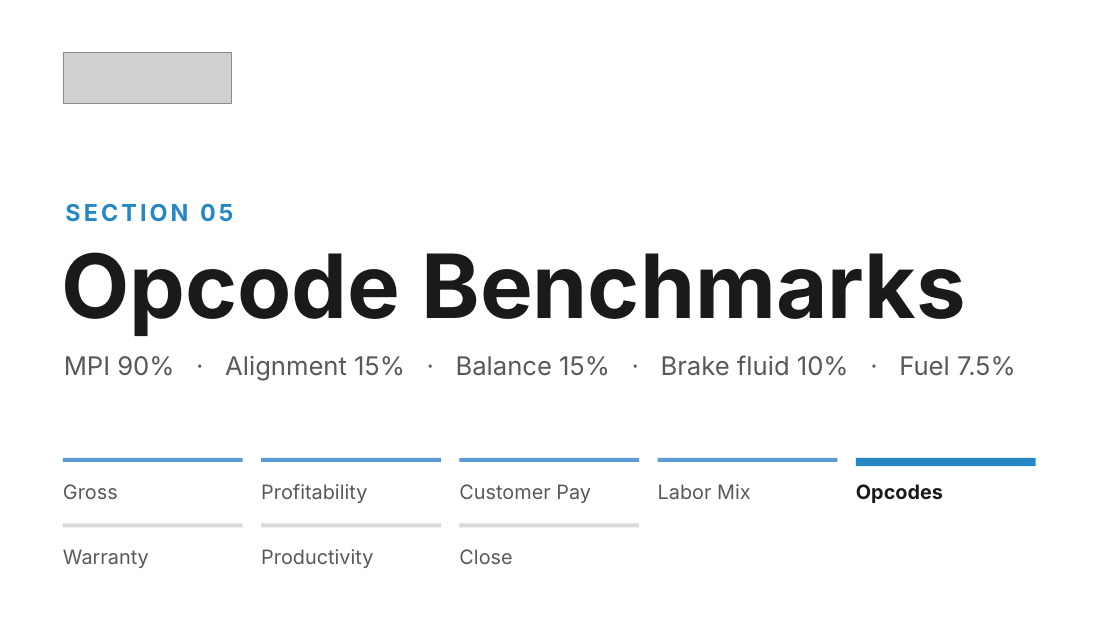
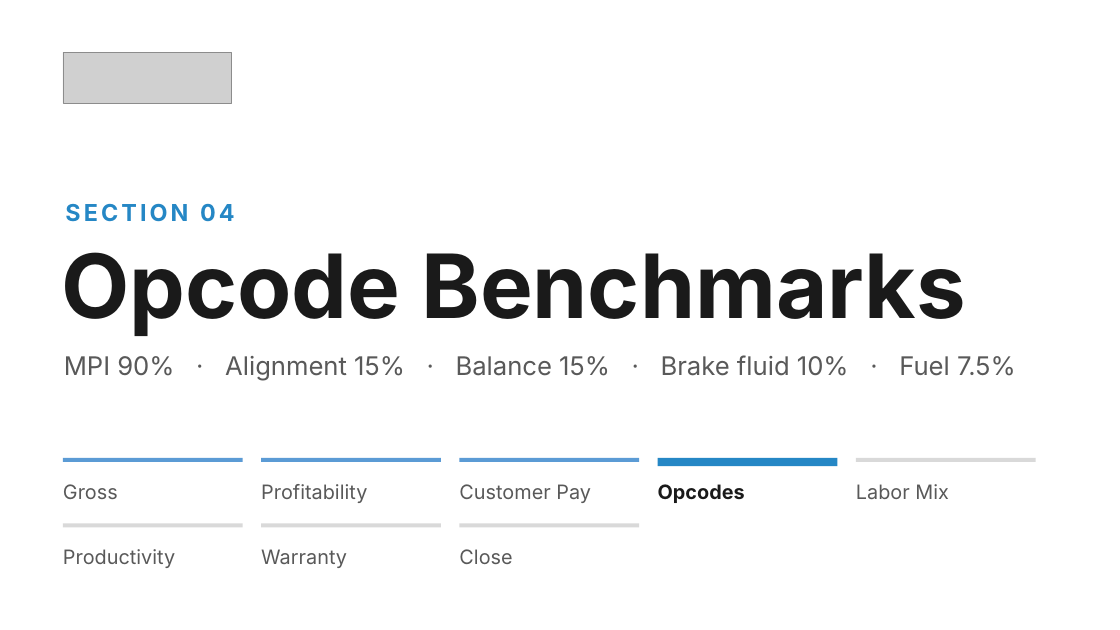
Before and after one commit to Ndresner/Noah, a slide deck: slide 89 of day2-deck/decks/Fixed Ops - Day 2 Example Test Deck.pptx (slide 109 before the commit). Drawn at 1120x630 pixels with LibreOffice and Linux fonts; fonts in the diff are those of the drawing; grey boxes stand for pictures. Boxes give left, top, right and bottom in pixels: in the first picture for what was removed or moved away, otherwise in the second. Text is boxed around its words. In the diff, an @@ line names an element or a change of style, - is before the commit and + after.

```diff
--- a/day2-deck/decks/Fixed Ops - Day 2 Example Test Deck.pptx
+++ b/day2-deck/decks/Fixed Ops - Day 2 Example Test Deck.pptx
@@ text at <box>65,204,235,222</box>: text changed @@
-SECTION 05
+SECTION 04
@@ rectangle: place and size @@
-rectangle at <box>658,458,838,462</box>
+rectangle at <box>658,458,838,466</box>
@@ rectangle at <box>658,458,838,466</box>: fill #5B9BD5 to #2587C5 @@
@@ rectangle: place and size @@
-rectangle at <box>856,458,1036,466</box>
+rectangle at <box>856,458,1036,462</box>
@@ rectangle at <box>856,458,1036,462</box>: fill #2587C5 to #D9D9D9 @@
@@ text at <box>658,484,745,503</box>: text changed; text colour #595959 to #1A1A1A; bold on @@
-Labor Mix
+Opcodes
@@ text at <box>856,484,949,499</box>: text changed; text colour #1A1A1A to #595959; bold off @@
-Opcodes
+Labor Mix
@@ text at <box>63,549,175,568</box>: text changed @@
-Warranty
+Productivity
@@ text at <box>261,549,347,568</box>: text changed @@
-Productivity
+Warranty
```
Also in this commit, not shown: 8 other slides changed, 4 other files.
